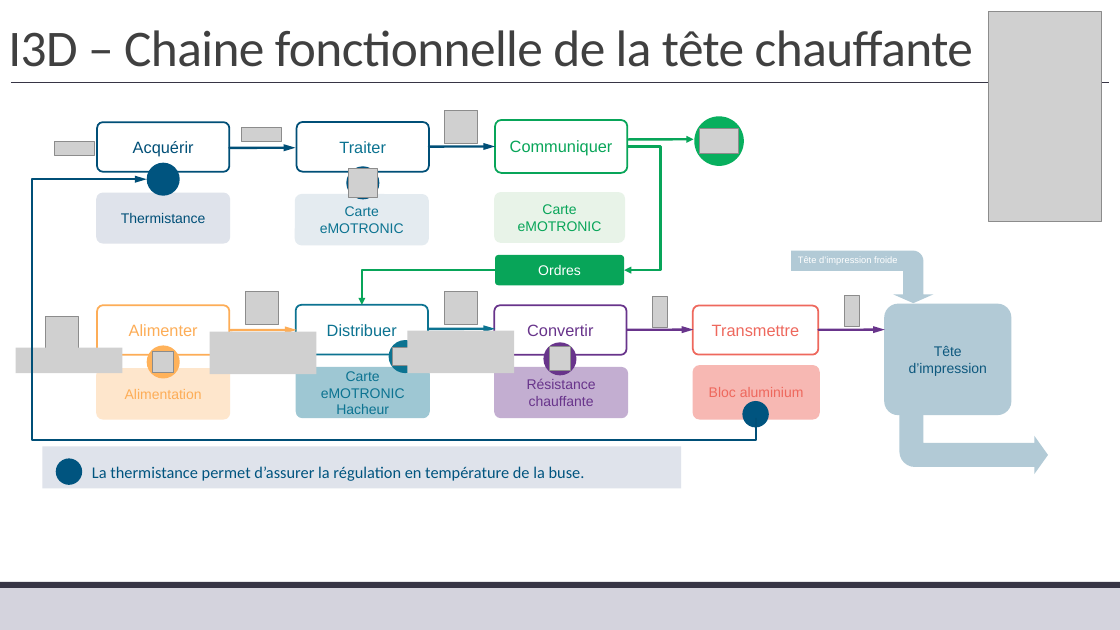
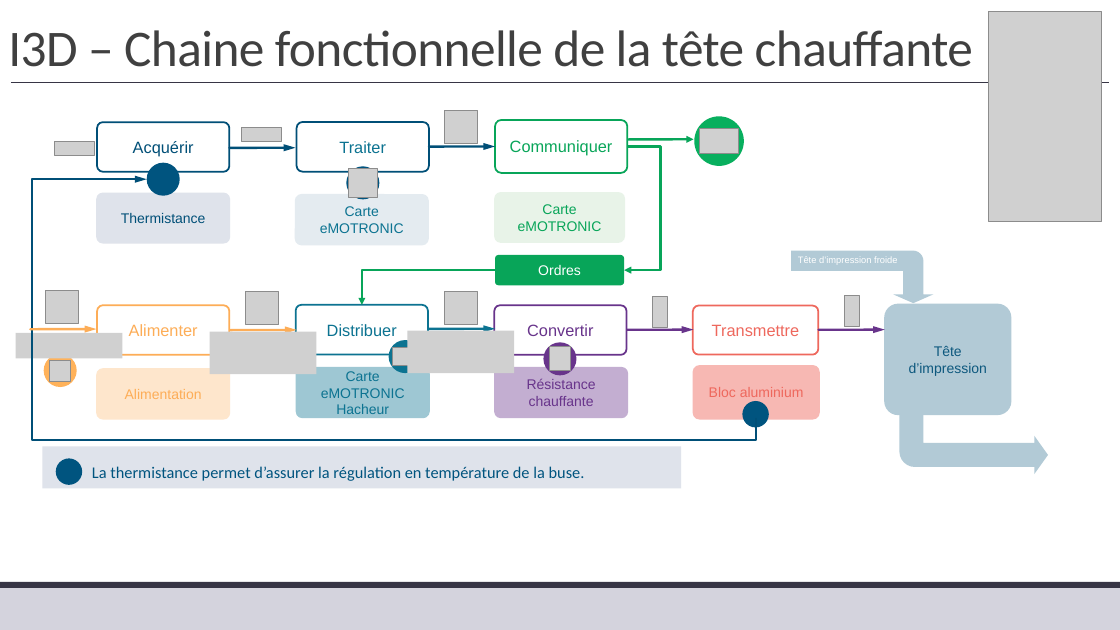
Before and after one commit to xpessoles/TP_Corriges, a slide deck: slide 12 of ChainesPuissance.pptx. Drawn at 1120x630 pixels with LibreOffice and Linux fonts; fonts in the diff are those of the drawing; grey boxes stand for pictures; background and template pictures are left out. Boxes give left, top, right and bottom in pixels: in the first picture for what was removed or moved away, otherwise in the second. Text is boxed around its words. In the diff, an @@ line names an element or a change of style, - is before the commit and + after.

```diff
--- a/ChainesPuissance.pptx
+++ b/ChainesPuissance.pptx
@@ picture: place and size @@
-picture at <box>45,317,78,350</box>
+picture at <box>45,291,78,323</box>
@@ arrow added from (30, 329) to (97, 329), #FDAD57 2 pt @@
@@ picture: place and size @@
-picture at <box>16,348,123,373</box>
+picture at <box>16,333,123,358</box>
@@ ellipse: place and size @@
-ellipse at <box>147,345,180,378</box>
+ellipse at <box>44,354,76,386</box>
@@ picture: place and size @@
-picture at <box>153,351,174,372</box>
+picture at <box>50,360,71,381</box>
```
Also in this commit, not shown: 3 other slides changed, 1 slide added.
